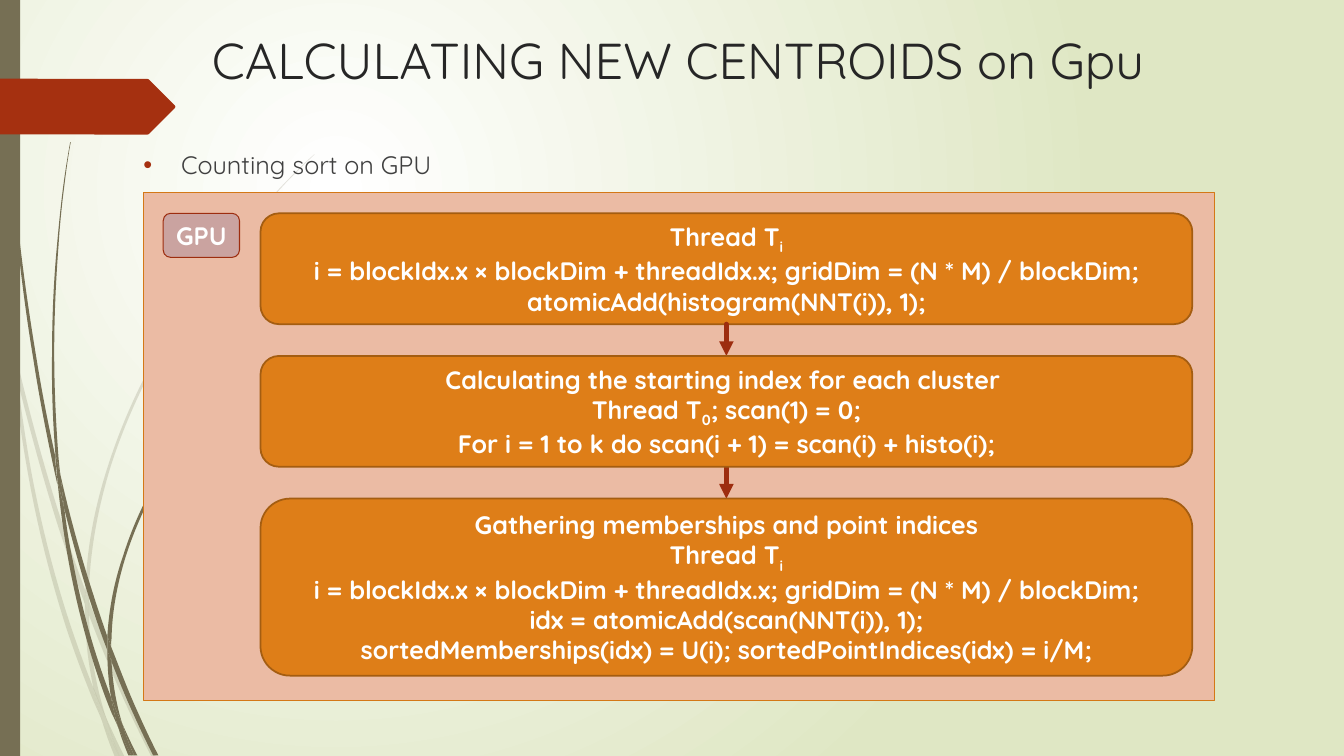
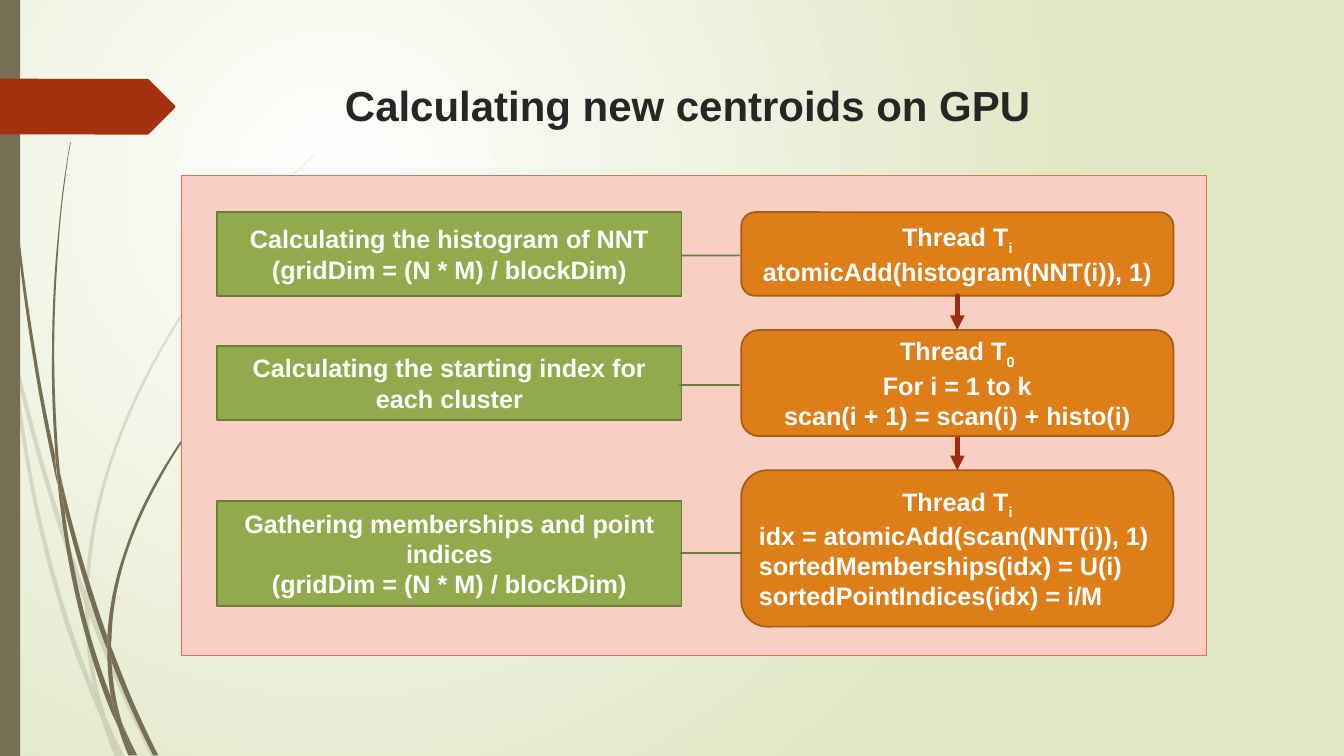
Before and after one commit to trungvdhp/master-ntou, a slide deck: slide 20 of ImageProcessing/Speeding up GFKM.pptx (slide 21 before the commit). Drawn at 1344x756 pixels with LibreOffice and Linux fonts; fonts in the diff are those of the drawing. Boxes give left, top, right and bottom in pixels: in the first picture for what was removed or moved away, otherwise in the second. Text is boxed around its words. In the diff, an @@ line names an element or a change of style, - is before the commit and + after.

```diff
--- a/ImageProcessing/Speeding up GFKM.pptx
+++ b/ImageProcessing/Speeding up GFKM.pptx
@@ title at <box>345,90,1030,129</box>: text changed; size 36 to 30 pt; font Quicksand to Arial; bold on @@
-CALCULATING NEW CENTROIDS on Gpu
+Calculating new centroids on GPU
@@ rectangle: place and size @@
-rectangle at <box>143,193,1215,702</box>
+rectangle at <box>181,175,1207,655</box>
@@ rectangle at <box>181,175,1207,655</box>: fill #EBBCA4 to #F9CFC3; outline #D47817 0.75 pt to #EE6E4B 0.75 pt @@
@@ text removed at <box>181,156,431,179</box> @@
-• Counting sort on GPU
@@ rounded rectangle removed at <box>163,214,240,258</box> @@
-GPU
@@ border callout added at <box>218,212,682,295</box>, fill #92AA4C, outline #6C7E38 1.25 pt, 18 pt, text #FFFFFF, bold @@
+Calculating the histogram of NNT
+(gridDim = (N * M) / blockDim)
@@ rounded rectangle "Thread Ti": place and size @@
-rounded rectangle "Thread Ti" at <box>260,214,1192,325</box>
+rounded rectangle "Thread Ti" at <box>741,212,1174,295</box>
@@ text in rounded rectangle at <box>902,227,986,247</box>: font Quicksand to Arial in "Thread Ti" @@
@@ text in rounded rectangle at <box>763,262,1151,286</box>: text changed; font Quicksand to Arial @@
-i = blockIdx.x × blockDim + threadIdx.x; gridDim = (N * M) / blockDim;
-atomicAdd(histogram(NNT(i)), 1);
+atomicAdd(histogram(NNT(i)), 1)
@@ arrow moved from (727, 325) - (727, 356) to (958, 295) - (958, 330) @@
@@ border callout added at <box>218,347,682,420</box>, fill #92AA4C, outline #6C7E38 1.25 pt, 18 pt, text #FFFFFF, bold @@
+Calculating the starting index for each cluster
@@ rounded rectangle "Thread T0": place and size @@
-rounded rectangle "Thread T0" at <box>260,356,1192,467</box>
+rounded rectangle "Thread T0" at <box>741,330,1174,436</box>
@@ text in rounded rectangle at <box>784,341,1130,431</box>: text changed; font Quicksand to Arial @@
-Calculating the starting index for each cluster
-Thread T0; scan(1) = 0;
-For i = 1 to k do scan(i + 1) = scan(i) + histo(i);
+Thread T0
+For i = 1 to k
+scan(i + 1) = scan(i) + histo(i)
@@ arrow moved from (727, 467) - (727, 499) to (958, 437) - (958, 471) @@
@@ rounded rectangle "Thread Ti": place and size @@
-rounded rectangle "Thread Ti" at <box>260,499,1192,677</box>
+rounded rectangle "Thread Ti" at <box>741,471,1174,627</box>
@@ border callout added at <box>218,501,682,606</box>, fill #92AA4C, outline #6C7E38 1.25 pt, 18 pt, text #FFFFFF, bold @@
+Gathering memberships and point indices
+(gridDim = (N * M) / blockDim)
@@ text in rounded rectangle at <box>902,492,986,512</box>: font Quicksand to Arial in "Thread Ti" @@
@@ text in rounded rectangle at <box>475,515,978,539</box>: paragraph removed @@
-Gathering memberships and point indices
@@ text in rounded rectangle at <box>759,526,1148,611</box>: text changed; font Quicksand to Arial @@
-i = blockIdx.x × blockDim + threadIdx.x; gridDim = (N * M) / blockDim;
-idx = atomicAdd(scan(NNT(i)), 1);
-sortedMemberships(idx) = U(i); sortedPointIndices(idx) = i/M;
+idx = atomicAdd(scan(NNT(i)), 1)
+sortedMemberships(idx) = U(i)
+sortedPointIndices(idx) = i/M
```
Also in this commit, not shown: 22 other slides changed, 4 slides added, 4 slides removed, 1 other file.
